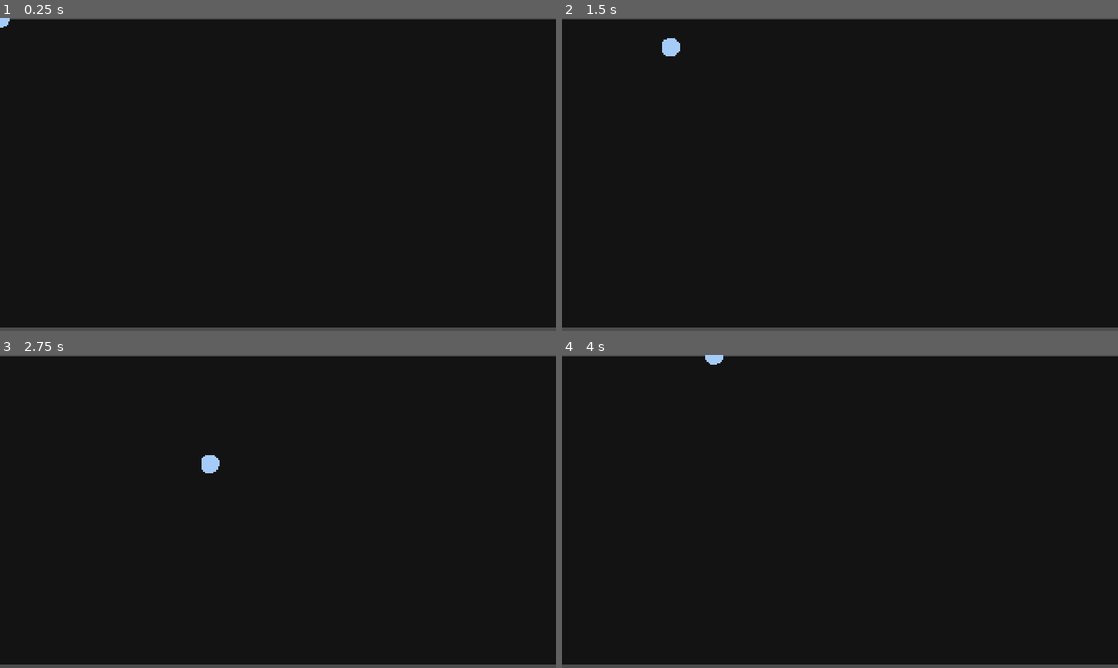
Above: before the commit, frames 1-4 (two rows, left to right).
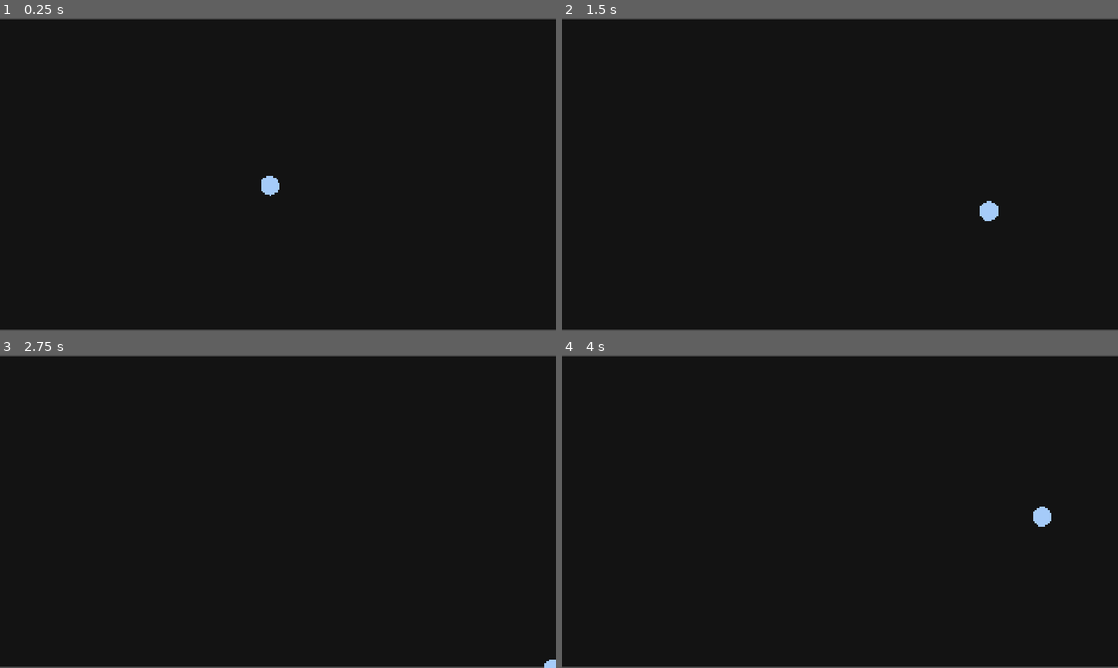
Above: after the commit, the same moments.

Repository: Freezingle/dont-die
Game: Godot game, scene res://scenes/main.tscn
Two runs of this game, one before a commit and one after it. Both use one fixed random seed, a clock stepped at 60 frames per second and the inputs below.
Inputs (mouse positions are in pixels of both pictures, inside the frame that each line leads up to):
- Up to frame 1 (0.25 s): no input
- Up to frame 2 (1.5 s): tap Enter at 0.5 s; move the mouse to (962, 158) at 0.52 s; press the mouse at (962, 158) at 0.53 s; hold D (move_right) 0.53-1.28 s; move the mouse to (728, 190) at 1.27 s; release the mouse at (728, 190) at 1.28 s; hold S (move_down) from 1.28 s (still down); click (728, 190) at 1.35 s
- Up to frame 3 (2.75 s): move the mouse to (333, 442) at 2.02 s; release S (move_down) at 2.03 s; press the mouse at (333, 442) at 2.03 s; hold D (move_right) from 2.03 s (still down)
- Up to frame 4 (4 s): move the mouse to (812, 574) at 2.77 s; release D (move_right) at 2.78 s; release the mouse at (812, 574) at 2.78 s; hold W (move_up) 2.78-3.53 s; click (812, 574) at 2.85 s; move the mouse to (1006, 558) at 3.52 s; press the mouse at (1006, 558) at 3.53 s; hold A (move_left) from 3.53 s (still down)

The runs differ from the first frame. In frame 1, 0.9% of the frame differs, in the area x 0-100%, y 0-100%; in frame 2, 1.0%, in the area x 0-100%, y 6-100%; in frame 3, 0.9%; in frame 4, 0.9%.

Commit message:
Phase2/player movement improvement (#1)
* save player as a separate reusable scene

* add camera2d to world

* feat: add acceleration and friction to player movement

Diff:
--- a/project.godot
+++ b/project.godot
@@ -48,3 +48,8 @@
 , Object(InputEventKey,"resource_local_to_scene":false,"resource_name":"","device":-1,"window_id":0,"alt_pressed":false …(186 unchanged characters)…
 ]
 }
+touch={
+"deadzone": 0.2,
+"events": [Object(InputEventMouseButton,"resource_local_to_scene":false,"resource_name":"","device":-1,"window_id":0,"alt_pressed":false,"shift_pressed":false,"ctrl_pressed":false,"meta_pressed":false,"button_mask":1,"position":Vector2(300, 13),"global_position":Vector2(309, 61),"factor":1.0,"button_index":1,"canceled":false,"pressed":true,"double_click":false,"script":null)
+, null]
+}
--- a/scenes/main.tscn
+++ b/scenes/main.tscn
@@ -1,9 +1,6 @@
-[gd_scene load_steps=3 format=3 uid="uid://dw5lw6tuawk1u"]
+[gd_scene load_steps=2 format=3 uid="uid://dw5lw6tuawk1u"]
 
-[ext_resource type="Script" uid="uid://bnroqcf028cg6" path="res://scripts/player.gd" id="1_o5qli"]
-
-[sub_resource type="CircleShape2D" id="CircleShape2D_0wfyh"]
-radius = 30.0
+[ext_resource type="PackedScene" uid="uid://bmvxe18rvy0wh" path="res://scenes/player/player.tscn" id="1_o5qli"]
 
 [node name="Main" type="Node2D"]
 
@@ -15,14 +12,10 @@
 
 [node name="World" type="Node2D" parent="."]
 
-[node name="Player" type="CharacterBody2D" parent="World"]
-script = ExtResource("1_o5qli")
+[node name="Player" parent="World" instance=ExtResource("1_o5qli")]
+position = Vector2(932, 576)
 
-[node name="CicleShape2D" type="CollisionShape2D" parent="World/Player"]
-shape = SubResource("CircleShape2D_0wfyh")
-
-[node name="Sprite2D" type="Polygon2D" parent="World/Player"]
-color = Color(0.6504529, 0.79774594, 0.97750324, 1)
-polygon = PackedVector2Array(-31, 0, -30, -17, -18, -27, -6, -33, 9, -32, 25, -22, 32, -10, 34, 4, 28, 21, 16, 29, 3, 34, -12, 32, -26, 23, -31, 12)
+[node name="Camera2D" type="Camera2D" parent="World"]
+position = Vector2(960, 538)
 
 [node name="UI" type="CanvasLayer" parent="."]
--- /dev/null
+++ b/scenes/player/player.tscn
@@ -0,0 +1,17 @@
+[gd_scene load_steps=3 format=3 uid="uid://bmvxe18rvy0wh"]
+
+[ext_resource type="Script" uid="uid://bnroqcf028cg6" path="res://scripts/player.gd" id="1_8afob"]
+
+[sub_resource type="CircleShape2D" id="CircleShape2D_0wfyh"]
+radius = 30.0
+
+[node name="Player" type="CharacterBody2D"]
+script = ExtResource("1_8afob")
+
+[node name="CicleShape2D" type="CollisionShape2D" parent="."]
+shape = SubResource("CircleShape2D_0wfyh")
+
+[node name="Sprite2D" type="Polygon2D" parent="."]
+color = Color(0.6504529, 0.79774594, 0.97750324, 1)
+antialiased = true
+polygon = PackedVector2Array(-31, 0, -30, -17, -18, -27, -6, -33, 9, -32, 25, -22, 32, -10, 34, 4, 28, 21, 16, 29, 3, 34, -12, 32, -26, 23, -31, 12)
--- a/scripts/player.gd
+++ b/scripts/player.gd
@@ -1,14 +1,51 @@
 extends CharacterBody2D
+#TODO: MAKE MOVEMENT MORE SNAPPY AND QUICK
+#TODO: MAKE USER STOP MOVING WHEN IT TOUCHES BORDER
+@export var max_speed :=700.0
+@export var acceleration := 6000.0
+@export var friction := 2000.0
 
-@export var move_speed :=500.0
+#for mobile devices
+var touch_target := Vector2.ZERO
+var using_touch := false
+
+func _ready():
+	touch_target = global_position
 
 func _physics_process(delta):
+	handle_touch_input()
+	handle_keyboard_input(delta)
+	clamp_to_screen()
+	move_and_slide()
+
+func handle_keyboard_input(delta):
 	var input_vector = Vector2.ZERO
 	input_vector.x = Input.get_action_strength("move_right") - Input.get_action_strength("move_left")
 	input_vector.y = Input.get_action_strength("move_down") - Input.get_action_strength("move_up")
-
 	#to prevent diagonal movement speedupsd
 	input_vector = input_vector.normalized()
 
-	velocity = input_vector * move_speed
-	move_and_slide()
+	if input_vector!= Vector2.ZERO:
+		velocity = velocity.move_toward(input_vector * max_speed, acceleration * delta)
+	#touch movement
+	elif using_touch:
+		var direction = global_position.direction_to(touch_target)
+		if global_position.distance_to(touch_target) >10:
+			velocity = velocity.move_toward(direction* max_speed, acceleration * delta)
+		else:
+			velocity = velocity.move_toward(Vector2.ZERO, friction* delta)
+	else:
+		velocity = velocity.move_toward(Vector2.ZERO, friction* delta)
+
+func handle_touch_input():
+	if Input.is_action_pressed("touch"):
+		using_touch = true
+		touch_target = get_global_mouse_position()
+	elif Input.is_action_just_released("touch"):
+		using_touch = false
+
+func clamp_to_screen():
+	var screen_size = get_viewport_rect().size
+
+	global_position.x = clamp (global_position.x, 0, screen_size.x)
+	global_position.y = clamp(global_position.y, 0, screen_size.y)
